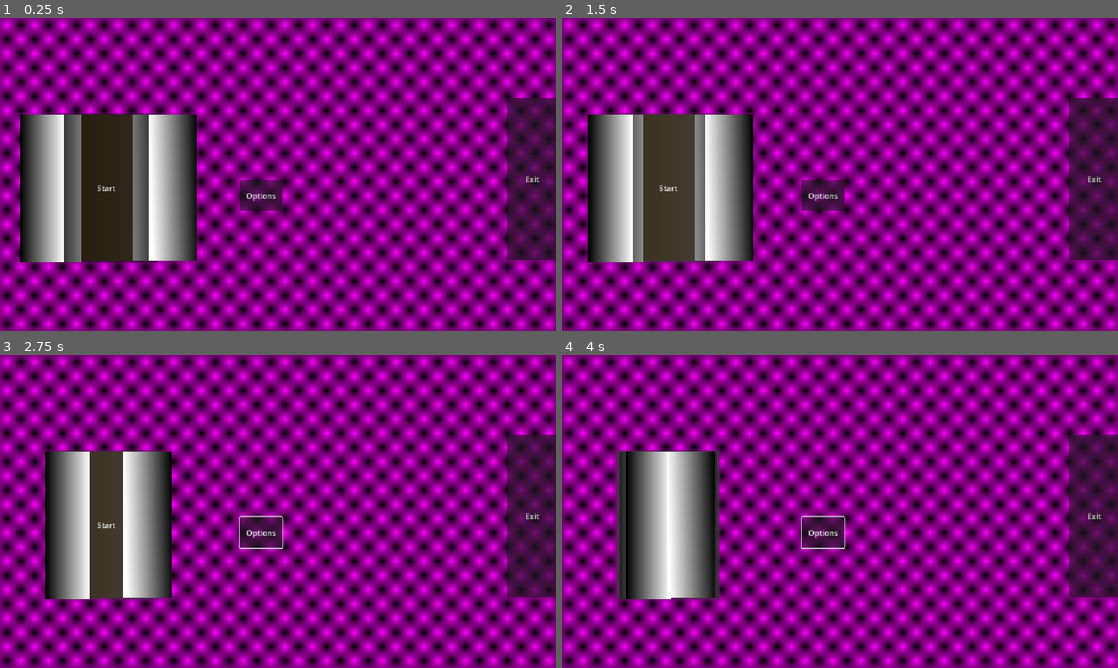
Above: before the commit, frames 1-4 (two rows, left to right).
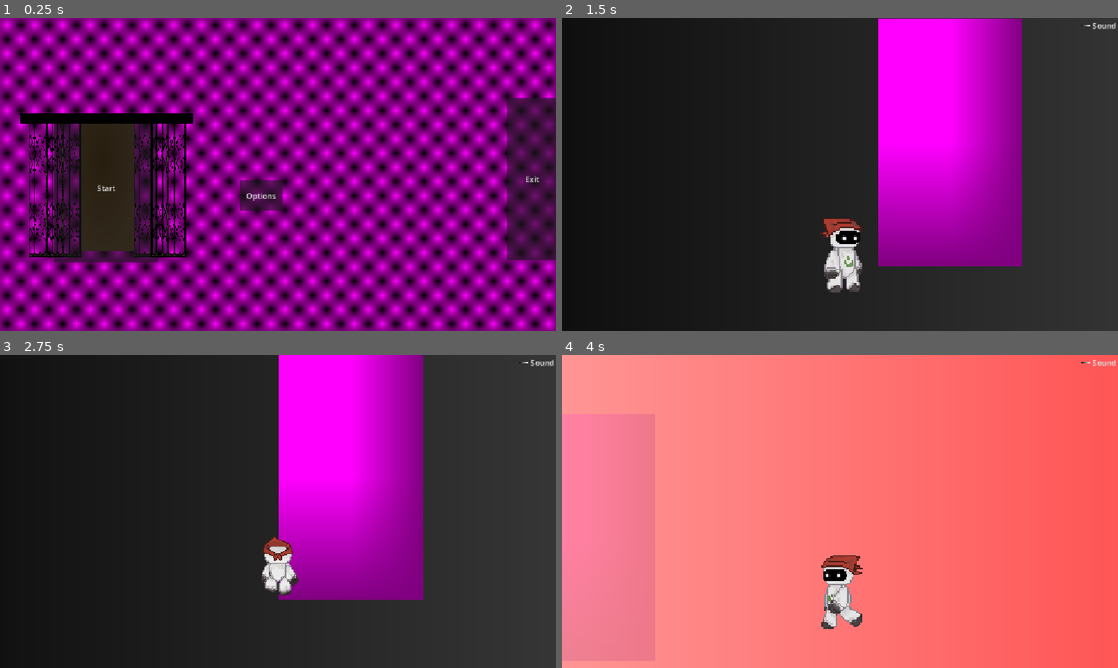
Above: after the commit, the same moments.

Repository: hruboson/R0B1E
Game: Godot game, scene res://scenes/main_menu/main_menu.tscn
Same seed, same stepped clock (60 frames per second), same inputs: the game is played once before the commit and once after it.
Inputs (mouse positions are in pixels of both pictures, inside the frame that each line leads up to):
- Up to frame 1 (0.25 s): no input
- Up to frame 2 (1.5 s): click "Start" at 0.5 s; click (667, 187) at 1.25 s, where only the run before the commit has a clickable "Start"
- Up to frame 3 (2.75 s): hold Right (right) from 2.03 s (still down); tap E (interact) at 2.1 s
- Up to frame 4 (4 s): tap E (interact) at 2.85, 3.6 s; release Right (right) at 3.53 s; hold A (left) from 3.53 s (still down)

The runs differ from the first frame. In frame 1, 11% of the frame differs, in the area x 3-36%, y 30-78%; in frame 2, 94%; in frame 3, 94%; in frame 4, 100%, in the area x 0-100%, y 0-100%.

Commit message:
feat(robot): walk through rooms

Diff:
--- a/nodes/actors/door/door.gd
+++ b/nodes/actors/door/door.gd
@@ -1,14 +1,21 @@
 extends Area2D
 
 ########## EXPORTS ###########
-@export var leads_to: PackedScene
+@export_file("*.tscn") var leads_to: String
+@export var inward: bool = true
+#@export var fade:
 
 var player: Robot = null
 
 func _process(delta):
 	if player != null and Input.is_action_just_pressed("interact"):
-		await player.walk_in()
-		get_tree().change_scene_to_packed(leads_to)
+		var scene: PackedScene = load(leads_to)
+		if !inward:
+			await player.walk_in()
+		else:
+			await player.walk_out()
+
+		get_tree().change_scene_to_packed(scene)
 
 ############################
 #          SIGNALS         #
--- a/nodes/actors/door/door.tscn
+++ b/nodes/actors/door/door.tscn
@@ -5,18 +5,18 @@
 [sub_resource type="PlaceholderTexture2D" id="PlaceholderTexture2D_s7ca3"]
 
 [sub_resource type="RectangleShape2D" id="RectangleShape2D_hj45k"]
-size = Vector2(128, 909)
+size = Vector2(100, 909)
 
 [node name="Door" type="Area2D" unique_id=821589660]
 script = ExtResource("1_hj45k")
 
 [node name="Sprite2D" type="Sprite2D" parent="." unique_id=1446425662]
 position = Vector2(1.9999962, 5.722046e-06)
-scale = Vector2(128.29973, -225.03793)
+scale = Vector2(100, 170)
 texture = SubResource("PlaceholderTexture2D_s7ca3")
 
 [node name="CollisionShape2D" type="CollisionShape2D" parent="." unique_id=864438064]
-position = Vector2(2, -65)
+position = Vector2(2, -66)
 shape = SubResource("RectangleShape2D_hj45k")
 
 [connection signal="body_entered" from="." to="." method="_on_body_entered"]
--- a/nodes/actors/elevator/elevator.gd
+++ b/nodes/actors/elevator/elevator.gd
@@ -27,18 +27,32 @@
 #		Overrides the default leads_to variable. This parameter is only used in menu so far.
 func close_doors(leads_to_direct: PackedScene) -> void:
 	# TODO get the timing right
+	if(leads_to_direct):
+		transition_to(leads_to_direct)
+	else:
+		transition_to(leads_to)
+	return
+
 	audio.play()
 	await get_tree().create_timer(.5).timeout
 
 	var tween_front = get_tree().create_tween()
-	tween_front.tween_property($LeftFrontDoor, "position:x", $LeftFrontDoor.position.x + 70, 2.5) # object, property, value, time
-	tween_front.parallel().tween_property($RightFrontDoor, "position:x", $RightFrontDoor.position.x - 70, 2.5)
+	tween_front.tween_property($LeftFrontDoor, "position:x", $LeftFrontDoor.position.x + 80, 2.5) # object, property, value, time
+	tween_front.parallel().tween_property($RightFrontDoor, "position:x", $RightFrontDoor.position.x - 80, 2.5)
 
-	await tween_front.finished
+	await get_tree().create_timer(0.5).timeout
 
 	var tween_back = get_tree().create_tween()
-	tween_back.tween_property($LeftBackDoor, "position:x", $LeftBackDoor.position.x + 50, 2.5)
-	tween_back.parallel().tween_property($RightBackDoor, "position:x", $RightBackDoor.position.x - 50, 2.5)
+	tween_back.tween_property($RightBackDoor, "position:x", $RightBackDoor.position.x - 50, 2.5)
+	tween_back.parallel().tween_property($LeftBackDoor, "position:x", $LeftBackDoor.position.x + 50, 2.5)
+
+	await tween_back.finished
+	await get_tree().create_timer(.5).timeout
+
+	var tween_elevator = get_tree().create_tween()
+	tween_elevator.tween_property($BG, "position:y", $BG.position.y - 500, 7.0)
+	tween_elevator.parallel().tween_property($RightBackDoor, "position:y", $RightBackDoor.position.y - 500, 7.0)
+	tween_elevator.parallel().tween_property($LeftBackDoor, "position:y", $LeftBackDoor.position.y - 500, 7.0)
 
 	await get_tree().create_timer(7.0).timeout
 	audio.stop()
--- a/nodes/actors/elevator/elevator.tscn
+++ b/nodes/actors/elevator/elevator.tscn
@@ -1,6 +1,7 @@
 [gd_scene format=3 uid="uid://dcqb5a21u54oh"]
 
 [ext_resource type="Script" uid="uid://fojbu0s3e1gg" path="res://nodes/actors/elevator/elevator.gd" id="1_6lkcx"]
+[ext_resource type="Texture2D" uid="uid://gw577u4rfmlh" path="res://assets/elevator/door.png" id="2_8c7y2"]
 [ext_resource type="AudioStream" uid="uid://bft7wd33cas4w" path="res://audio/elevator/elevator.mp3" id="2_m5435"]
 
 [sub_resource type="RectangleShape2D" id="RectangleShape2D_6lkcx"]
@@ -11,18 +12,15 @@
 
 [sub_resource type="GradientTexture2D" id="GradientTexture2D_6lkcx"]
 gradient = SubResource("Gradient_rlb0w")
-
-[sub_resource type="Gradient" id="Gradient_6lkcx"]
-
-[sub_resource type="GradientTexture2D" id="GradientTexture2D_m5435"]
-gradient = SubResource("Gradient_6lkcx")
+fill = 1
+fill_from = Vector2(0.39756945, 0.27604166)
+fill_to = Vector2(0.49479166, 1)
 
 [sub_resource type="Gradient" id="Gradient_8c7y2"]
+colors = PackedColorArray(0, 0, 0, 1, 0, 0, 0, 1)
 
-[sub_resource type="GradientTexture2D" id="GradientTexture2D_b8sc4"]
+[sub_resource type="GradientTexture1D" id="GradientTexture1D_b8sc4"]
 gradient = SubResource("Gradient_8c7y2")
-fill_from = Vector2(1, 0.022569444)
-fill_to = Vector2(0, 0.09548611)
 
 [node name="Elevator" type="Area2D" unique_id=1698083802]
 script = ExtResource("1_6lkcx")
@@ -33,30 +31,44 @@
 shape = SubResource("RectangleShape2D_6lkcx")
 
 [node name="BG" type="Sprite2D" parent="." unique_id=475693684]
-scale = Vector2(1.53125, 3.3706388)
+position = Vector2(1.0000001, -1.0000029)
+scale = Vector2(1.53125, 2.9375)
 texture = SubResource("GradientTexture2D_6lkcx")
+
+[node name="Foreground" type="Sprite2D" parent="." unique_id=1011438571]
+z_index = 70
+texture_filter = 1
+texture_repeat = 2
+position = Vector2(0.43920898, -102.756836)
+rotation = -1.5707964
+scale = Vector2(0.063997, 320.1283)
+texture = SubResource("GradientTexture1D_b8sc4")
 
 [node name="LeftFrontDoor" type="Sprite2D" parent="." unique_id=1782289956]
 z_index = 10
-position = Vector2(-119.5, 0.4999975)
-scale = Vector2(1.2968751, 3.3943756)
-texture = SubResource("GradientTexture2D_m5435")
+texture_filter = 1
+position = Vector2(-112, 0)
+scale = Vector2(1, 1.6)
+texture = ExtResource("2_8c7y2")
 
 [node name="LeftBackDoor" type="Sprite2D" parent="." unique_id=1321720682]
-position = Vector2(-73, 0.4999975)
-scale = Vector2(0.78125, 3.3943756)
-texture = SubResource("GradientTexture2D_m5435")
+texture_filter = 1
+position = Vector2(-80, 0)
+scale = Vector2(1, 1.6)
+texture = ExtResource("2_8c7y2")
 
 [node name="RightFrontDoor" type="Sprite2D" parent="." unique_id=1952482422]
 z_index = 10
-position = Vector2(123.25, -1.5497209e-06)
-scale = Vector2(1.3984376, 3.3706388)
-texture = SubResource("GradientTexture2D_b8sc4")
+texture_filter = 1
+position = Vector2(114, 0)
+scale = Vector2(1, 1.6)
+texture = ExtResource("2_8c7y2")
 
 [node name="RightBackDoor" type="Sprite2D" parent="." unique_id=329642075]
-position = Vector2(74.00001, -1.5497209e-06)
-scale = Vector2(0.7656251, 3.3706388)
-texture = SubResource("GradientTexture2D_b8sc4")
+texture_filter = 1
+position = Vector2(82, 0)
+scale = Vector2(1, 1.6)
+texture = ExtResource("2_8c7y2")
 
 [node name="AudioStreamPlayer2D" type="AudioStreamPlayer2D" parent="." unique_id=1684523772]
 position = Vector2(4, 0)
--- a/nodes/actors/robot/robot.gd
+++ b/nodes/actors/robot/robot.gd
@@ -15,7 +15,7 @@
 
 const SPEED: float = 300.0
 const JUMP_VELOCITY: float = -400.0
-enum State { IDLE, WALK_LEFT, WALK_RIGHT, INTERACT }
+enum State { IDLE, WALK_LEFT, WALK_RIGHT, WALK_IN, WALK_OUT, INTERACT }
 
 ###########################
 # 		PROPERTIES		  #
@@ -29,10 +29,15 @@
 	if not is_on_floor(): # gravity
 		velocity += get_gravity() * delta
 
-	var state = get_input()
+	if current_state == State.WALK_IN or current_state == State.WALK_OUT: # lock state
+		move_and_slide()
+		update_animation(current_state)
+		return
+
+	current_state = get_input()
 	move_and_slide()
-	update_audio(state)
-	update_animation(state)
+	update_audio(current_state)
+	update_animation(current_state)
 
 ###
 # @func get_input
@@ -50,9 +55,24 @@
 		return State.IDLE
 
 func walk_in() -> void:
+	current_state = State.WALK_IN
+	velocity = Vector2.ZERO
+	sprite.play("walk_in")
+
 	var animation = get_tree().create_tween()
-	animation.tween_property(self, "scale", self.scale * 0.7, 2.5) # object, property, value, time
-	animation.parallel().tween_property(self, "position:y", self.position.y - 15, 2.5)
+	animation.tween_property(self, "scale", self.scale * 0.7, 0.7) # object, property, value, time
+	animation.parallel().tween_property(self, "position:y", self.position.y - 15, 0.7)
+
+	await animation.finished
+
+func walk_out() -> void:
+	current_state = State.WALK_OUT
+	velocity = Vector2.ZERO
+	sprite.play("walk_forward")
+
+	var animation = get_tree().create_tween()
+	animation.tween_property(self, "scale", self.scale * 1.3, 0.7) # object, property, value, time
+	animation.parallel().tween_property(self, "position:y", self.position.y + 15, 0.7)
 
 	await animation.finished
 
@@ -62,6 +82,8 @@
 			sprite.play("walk_left")
 		State.WALK_RIGHT:
 			sprite.play("walk_right")
+		State.WALK_IN:
+			sprite.play("walk_in")
 		State.INTERACT:
 			sprite.play("interact")
 		State.IDLE:
--- a/nodes/actors/robot/robot.tscn
+++ b/nodes/actors/robot/robot.tscn
@@ -9,18 +9,22 @@
 [ext_resource type="Texture2D" uid="uid://diysujk7gog0r" path="res://assets/robot/idle_right/idle_right_1.png" id="5_bujui"]
 [ext_resource type="Texture2D" uid="uid://beiipjlghxny7" path="res://assets/robot/walk_forward/front4.png" id="5_i7lrg"]
 [ext_resource type="Texture2D" uid="uid://c1u7qw04nde7p" path="res://assets/robot/idle_right/idle_right_2.png" id="6_l7h65"]
+[ext_resource type="Texture2D" uid="uid://c5sd6pf6gucr6" path="res://assets/robot/walk_back/back1.png" id="7_7an7b"]
 [ext_resource type="AudioStream" uid="uid://omg1d3wr7mji" path="res://audio/robot/walk.mp3" id="7_jslpc"]
 [ext_resource type="Texture2D" uid="uid://dgx8rxgmfs27u" path="res://assets/robot/walk_left/walk_left_1.png" id="8_fsb0y"]
 [ext_resource type="Texture2D" uid="uid://ba7b0w0vysy0b" path="res://assets/robot/walk_right/walk1.png" id="8_rgfc7"]
+[ext_resource type="Texture2D" uid="uid://dw1usykgflk4h" path="res://assets/robot/walk_back/back2.png" id="8_t36he"]
+[ext_resource type="Texture2D" uid="uid://e8b6nnskjryv" path="res://assets/robot/walk_back/back3.png" id="9_0y5s3"]
 [ext_resource type="Texture2D" uid="uid://5tnxu8nss7v3" path="res://assets/robot/walk_left/walk_left_2.png" id="9_45idf"]
 [ext_resource type="Texture2D" uid="uid://b8d7gigkr2a7e" path="res://assets/robot/walk_right/walk2.png" id="9_bysw6"]
+[ext_resource type="Texture2D" uid="uid://dyy67qxawo3c0" path="res://assets/robot/walk_back/back4.png" id="10_4ajir"]
 [ext_resource type="Texture2D" uid="uid://ctr30m75mtcqy" path="res://assets/robot/walk_left/walk_left_3.png" id="10_b7x2r"]
 [ext_resource type="Texture2D" uid="uid://civwqqoccpqhj" path="res://assets/robot/walk_right/walk3.png" id="10_lbdxb"]
 [ext_resource type="Texture2D" uid="uid://b25ntj3avn5kv" path="res://assets/robot/walk_left/walk_left_4.png" id="11_45idf"]
 [ext_resource type="Texture2D" uid="uid://6gx0ckcyqg41" path="res://assets/robot/walk_right/walk4.png" id="11_fsb0y"]
 
 [sub_resource type="RectangleShape2D" id="RectangleShape2D_02wwk"]
-size = Vector2(154.15854, 132.61765)
+size = Vector2(89.02239, 77.9035)
 
 [sub_resource type="SpriteFrames" id="SpriteFrames_im0kw"]
 animations = [{
@@ -66,6 +70,23 @@
 }],
 "loop": true,
 "name": &"walk_forward",
+"speed": 5.0
+}, {
+"frames": [{
+"duration": 1.0,
+"texture": ExtResource("7_7an7b")
+}, {
+"duration": 1.0,
+"texture": ExtResource("8_t36he")
+}, {
+"duration": 1.0,
+"texture": ExtResource("9_0y5s3")
+}, {
+"duration": 1.0,
+"texture": ExtResource("10_4ajir")
+}],
+"loop": true,
+"name": &"walk_in",
 "speed": 5.0
 }, {
 "frames": [{
@@ -117,23 +138,24 @@
 walk_sound = ExtResource("7_jslpc")
 
 [node name="CollisionShape2D" type="CollisionShape2D" parent="." unique_id=882163359]
-position = Vector2(-1.499999, 0.99999905)
+position = Vector2(-2.499999, -4.5)
 scale = Vector2(0.5279571, 0.7573472)
 shape = SubResource("RectangleShape2D_02wwk")
 
 [node name="Camera2D" type="Camera2D" parent="." unique_id=2028687310]
 position = Vector2(-2, -58)
 scale = Vector2(4.0197024, -378.68054)
-zoom = Vector2(2, 2)
+zoom = Vector2(3, 3)
 
 [node name="AnimatedSprite" type="AnimatedSprite2D" parent="." unique_id=1732482102]
 texture_filter = 1
 texture_repeat = 1
-scale = Vector2(1.7999995, 1.7999995)
+position = Vector2(0, -7)
 sprite_frames = SubResource("SpriteFrames_im0kw")
-animation = &"idle_right"
+animation = &"walk_forward"
 
 [node name="AudioStreamPlayer2D" type="AudioStreamPlayer2D" parent="." unique_id=1857384157]
+position = Vector2(0, -7)
 stream = SubResource("AudioStream_83y4m")
 pitch_scale = 0.7
 bus = &"SFX"
--- a/scenes/levels/level_1/level_1.tscn
+++ b/scenes/levels/level_1/level_1.tscn
@@ -1,7 +1,6 @@
 [gd_scene format=3 uid="uid://cmsjbwrfeweag"]
 
 [ext_resource type="PackedScene" uid="uid://cp7d0myjohxhn" path="res://nodes/actors/robot/robot.tscn" id="1_014kd"]
-[ext_resource type="PackedScene" uid="uid://dhvvkf1kxgksw" path="res://scenes/levels/level_1/rooms/room_1.tscn" id="2_5o1mp"]
 [ext_resource type="PackedScene" uid="uid://dmmjl7kvy4hc6" path="res://nodes/actors/door/door.tscn" id="2_fngju"]
 
 [sub_resource type="WorldBoundaryShape2D" id="WorldBoundaryShape2D_014kd"]
@@ -15,18 +14,19 @@
 [node name="Level1" type="Node2D" unique_id=1400742347]
 
 [node name="WorldBorder" type="StaticBody2D" parent="." unique_id=1952808896]
-position = Vector2(-64, -5)
+position = Vector2(-213, -32)
 
 [node name="CollisionShape2D" type="CollisionShape2D" parent="WorldBorder" unique_id=841574515]
 position = Vector2(574.75, 661)
 shape = SubResource("WorldBoundaryShape2D_014kd")
 
 [node name="DoorR1" parent="." unique_id=930907932 instance=ExtResource("2_fngju")]
-position = Vector2(508, 509)
-leads_to = ExtResource("2_5o1mp")
+position = Vector2(411, 523)
+leads_to = "uid://dhvvkf1kxgksw"
+inward = false
 
 [node name="Robot" parent="." unique_id=2042197399 instance=ExtResource("1_014kd")]
-position = Vector2(339, 599)
+position = Vector2(339, 601)
 
 [node name="BG" type="TextureRect" parent="." unique_id=1188483454]
 z_index = -30
--- a/scenes/levels/level_1/rooms/room_1.tscn
+++ b/scenes/levels/level_1/rooms/room_1.tscn
@@ -1,6 +1,7 @@
 [gd_scene format=3 uid="uid://dhvvkf1kxgksw"]
 
 [ext_resource type="PackedScene" uid="uid://cp7d0myjohxhn" path="res://nodes/actors/robot/robot.tscn" id="1_d7bms"]
+[ext_resource type="PackedScene" uid="uid://dmmjl7kvy4hc6" path="res://nodes/actors/door/door.tscn" id="2_fowph"]
 
 [sub_resource type="Gradient" id="Gradient_20voq"]
 colors = PackedColorArray(1, 0, 0, 1, 1, 1, 1, 1)
@@ -24,7 +25,14 @@
 
 [node name="WorldBorder" type="StaticBody2D" parent="." unique_id=1896617816]
 position = Vector2(0, -14)
+scale = Vector2(0.9904169, 0.96029466)
 
 [node name="CollisionShape2D" type="CollisionShape2D" parent="WorldBorder" unique_id=1779408204]
 position = Vector2(573, 666)
 shape = SubResource("WorldBoundaryShape2D_d7bms")
+
+[node name="Door" parent="." unique_id=821589660 instance=ExtResource("2_fowph")]
+modulate = Color(1, 1, 1, 0.13333334)
+z_index = 100
+position = Vector2(470, 449)
+leads_to = "uid://cmsjbwrfeweag"
Binary file added: assets/robot/walk_back/back1.png
Not shown, added: assets/robot/walk_back/back1.png.import
Binary file added: assets/robot/walk_back/back2.png
Not shown, added: assets/robot/walk_back/back2.png.import
Binary file added: assets/robot/walk_back/back3.png
Not shown, added: assets/robot/walk_back/back3.png.import
Binary file added: assets/robot/walk_back/back4.png
Not shown, added: assets/robot/walk_back/back4.png.import
